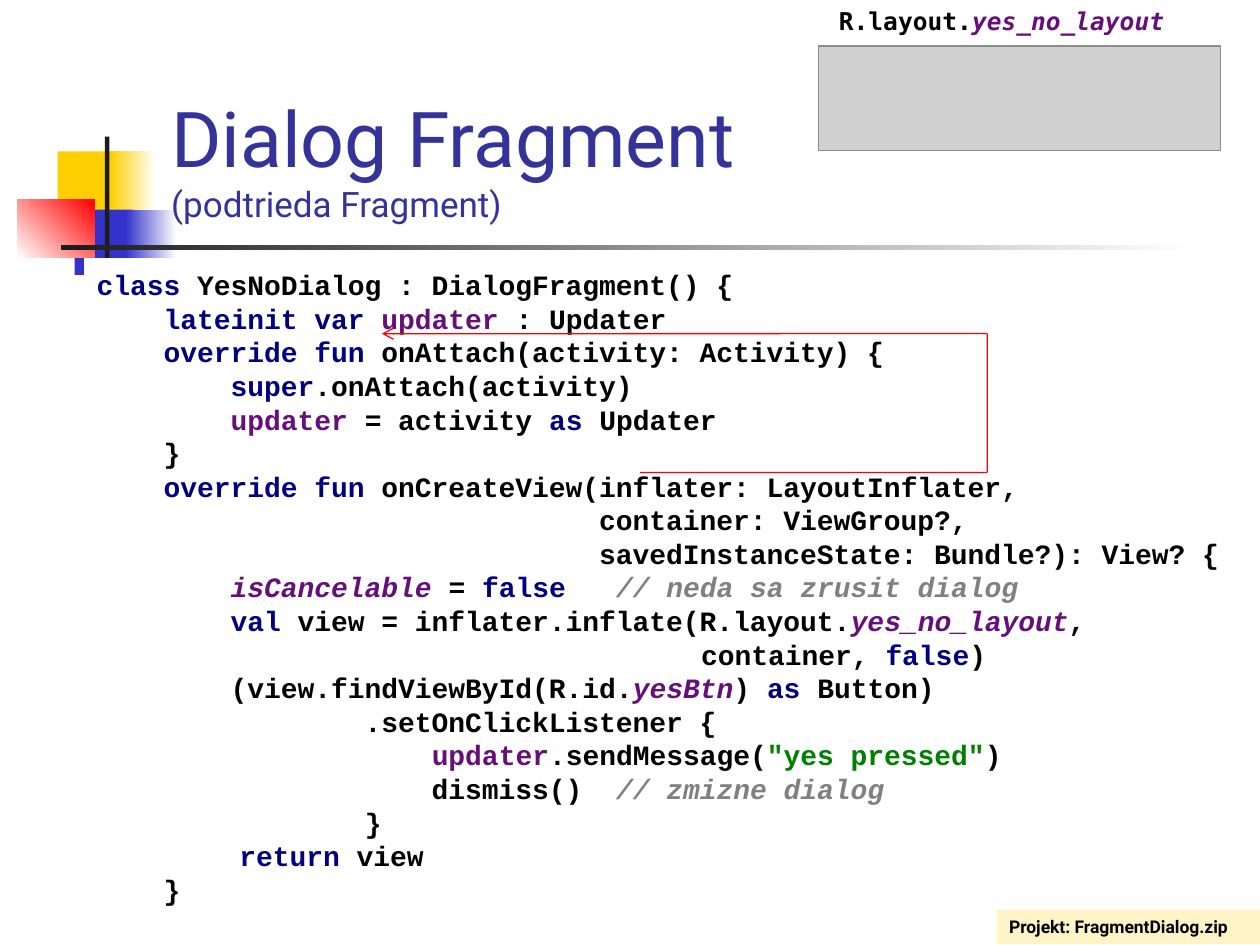
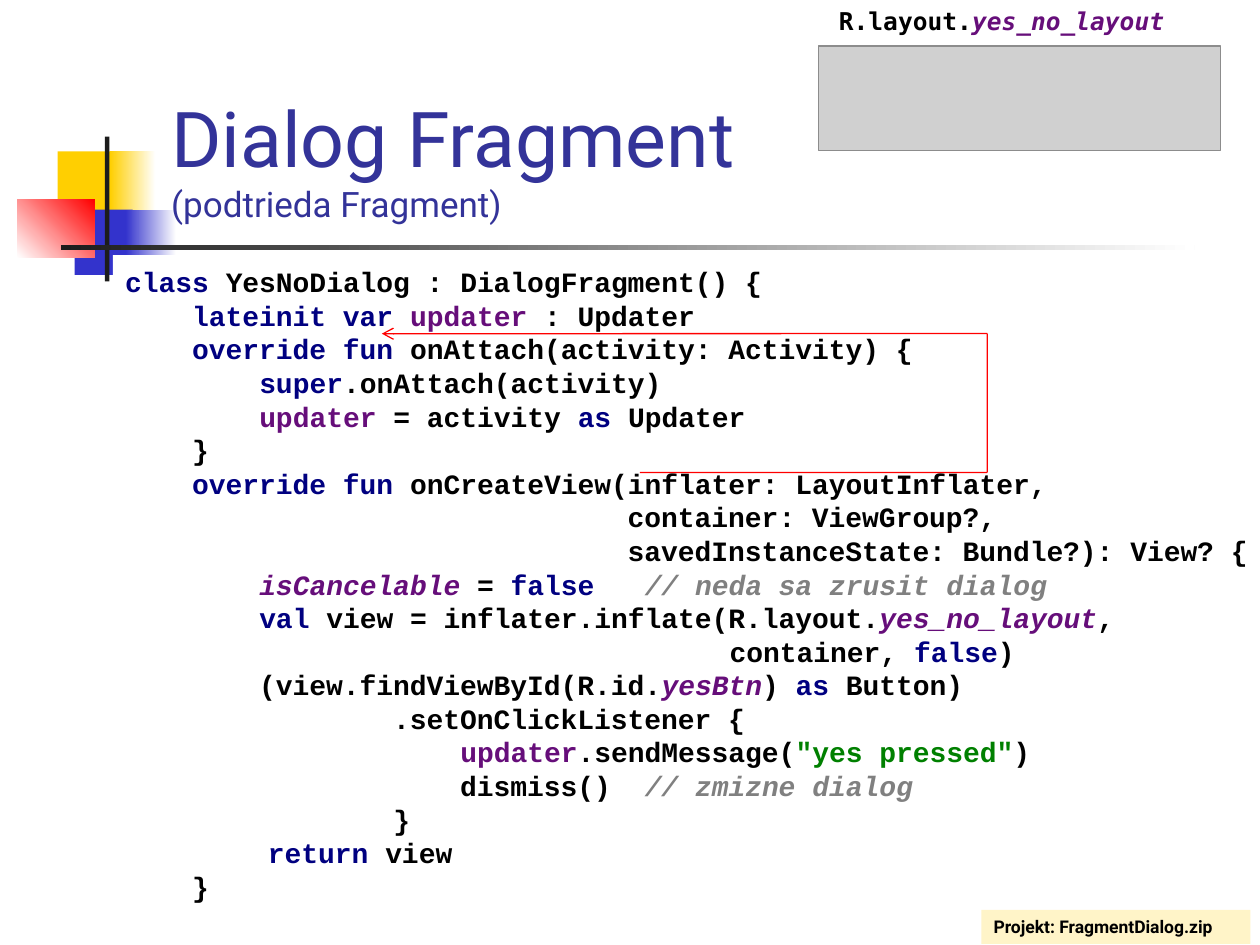
Before and after one commit to vmandro/Prednasky, a slide deck: slide 49 of 06/06_Android.ppt. Drawn at 1260x945 pixels with LibreOffice and Linux fonts; fonts in the diff are those of the drawing; grey boxes stand for pictures. Boxes give left, top, right and bottom in pixels: in the first picture for what was removed or moved away, otherwise in the second. Text is boxed around its words. In the diff, an @@ line names an element or a change of style, - is before the commit and + after.

```diff
--- a/06/06_Android.ppt
+++ b/06/06_Android.ppt
@@ text "class YesNoDialog : DialogFragment() { ...": place and size @@
-text "class YesNoDialog : DialogFragment() { ..." at bbox=[97, 275, 1186, 867]
+text "class YesNoDialog : DialogFragment() { ..." at bbox=[125, 273, 1214, 864]
@@ rectangle "Projekt: FragmentDialog.zip": place and size @@
-rectangle "Projekt: FragmentDialog.zip" at bbox=[997, 910, 1260, 944]
+rectangle "Projekt: FragmentDialog.zip" at bbox=[982, 910, 1251, 944]
```
Also in this commit, not shown: 7 other slides changed, 4 other files.
